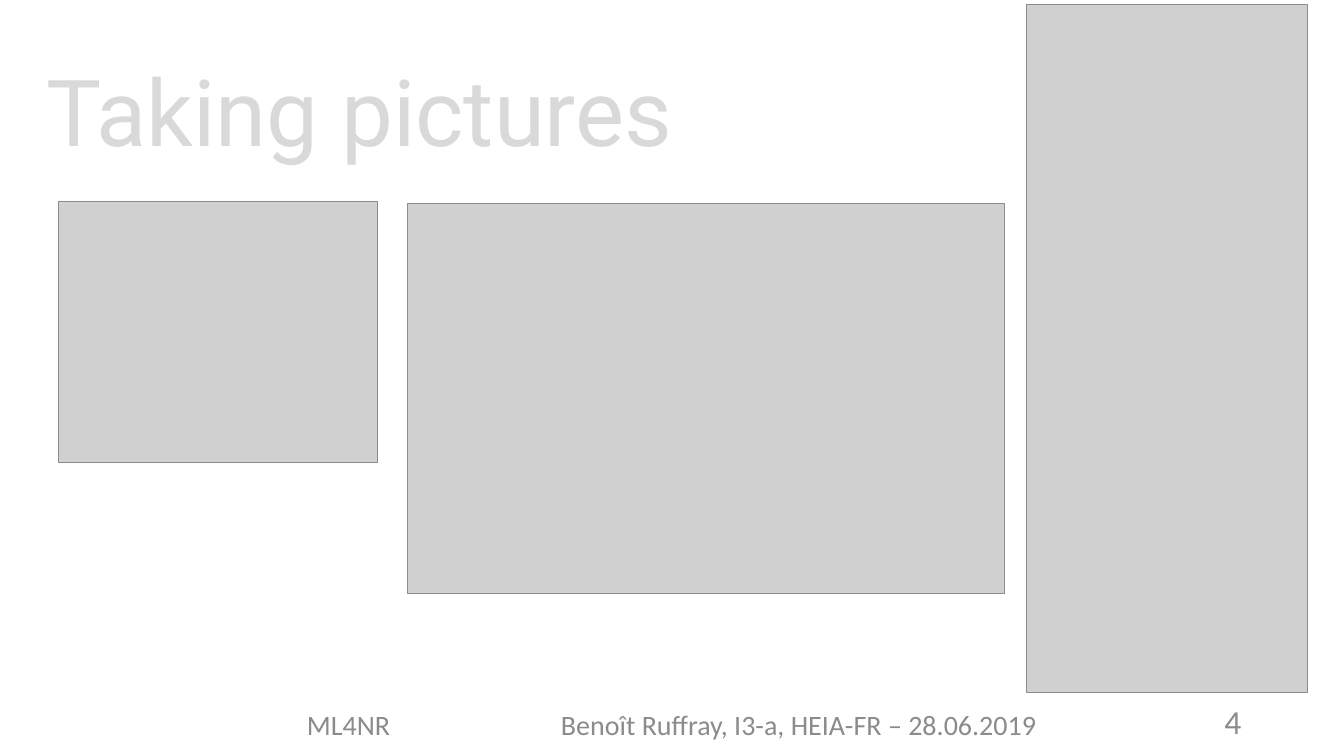
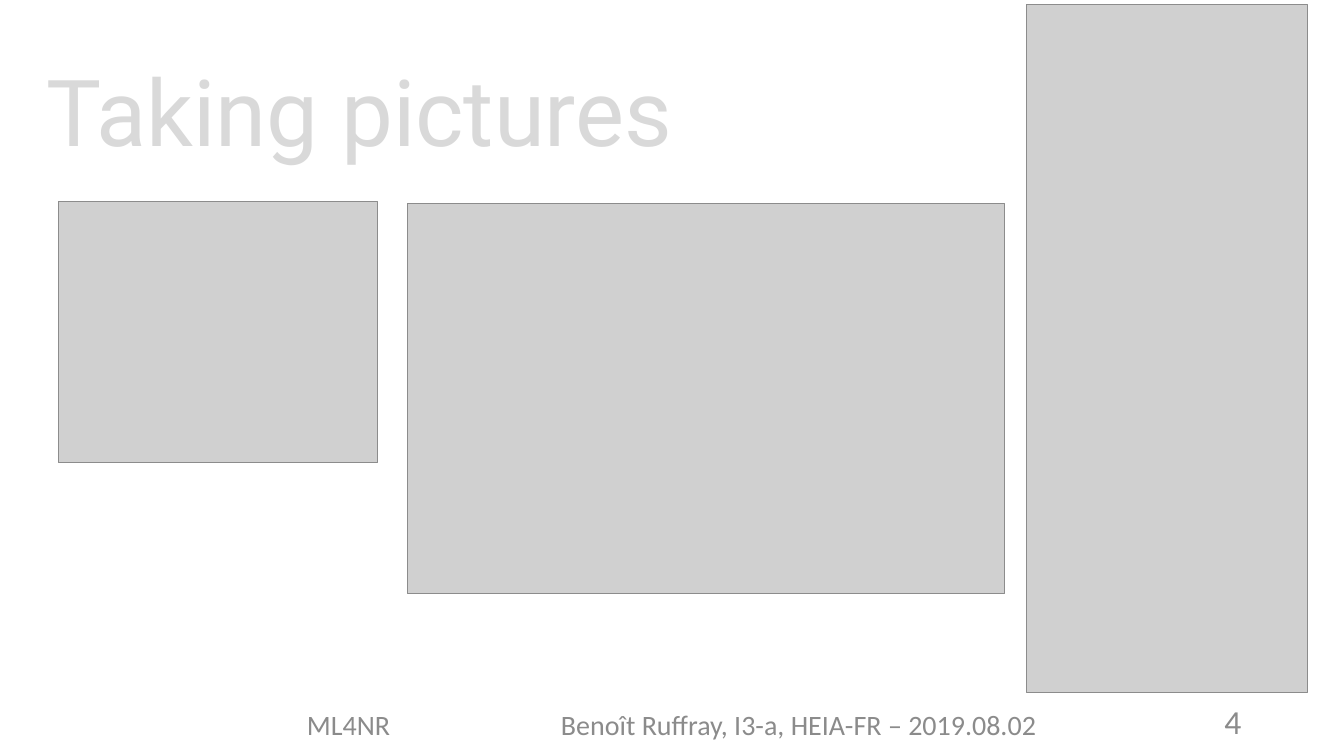
Before and after one commit to Johnatonb/IRENE, a slide deck: slide 4 of doc/presentation/ml4nr.pptx. Drawn at 1344x756 pixels with LibreOffice and Linux fonts; fonts in the diff are those of the drawing; grey boxes stand for pictures; background and template pictures are left out. Boxes give left, top, right and bottom in pixels: in the first picture for what was removed or moved away, otherwise in the second. Text is boxed around its words. In the diff, an @@ line names an element or a change of style, - is before the commit and + after.

```diff
--- a/doc/presentation/ml4nr.pptx
+++ b/doc/presentation/ml4nr.pptx
@@ text at (307, 716, 1036, 740): text changed @@
-ML4NR Benoît Ruffray, I3-a, HEIA-FR – 28.06.2019
+ML4NR Benoît Ruffray, I3-a, HEIA-FR – 2019.08.02
```
Also in this commit, not shown: 9 other slides changed, 12 slides added, 53 other files.
